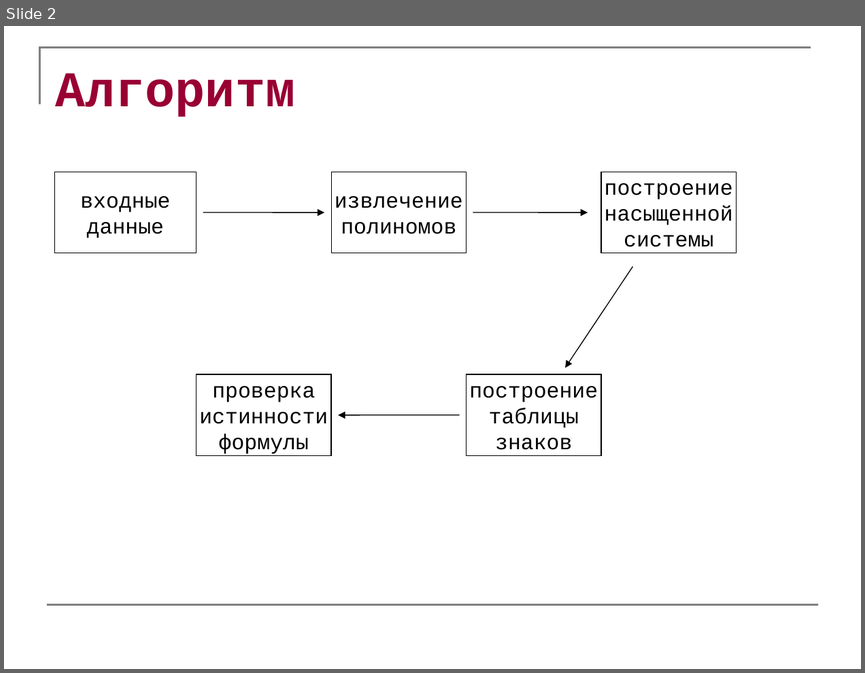
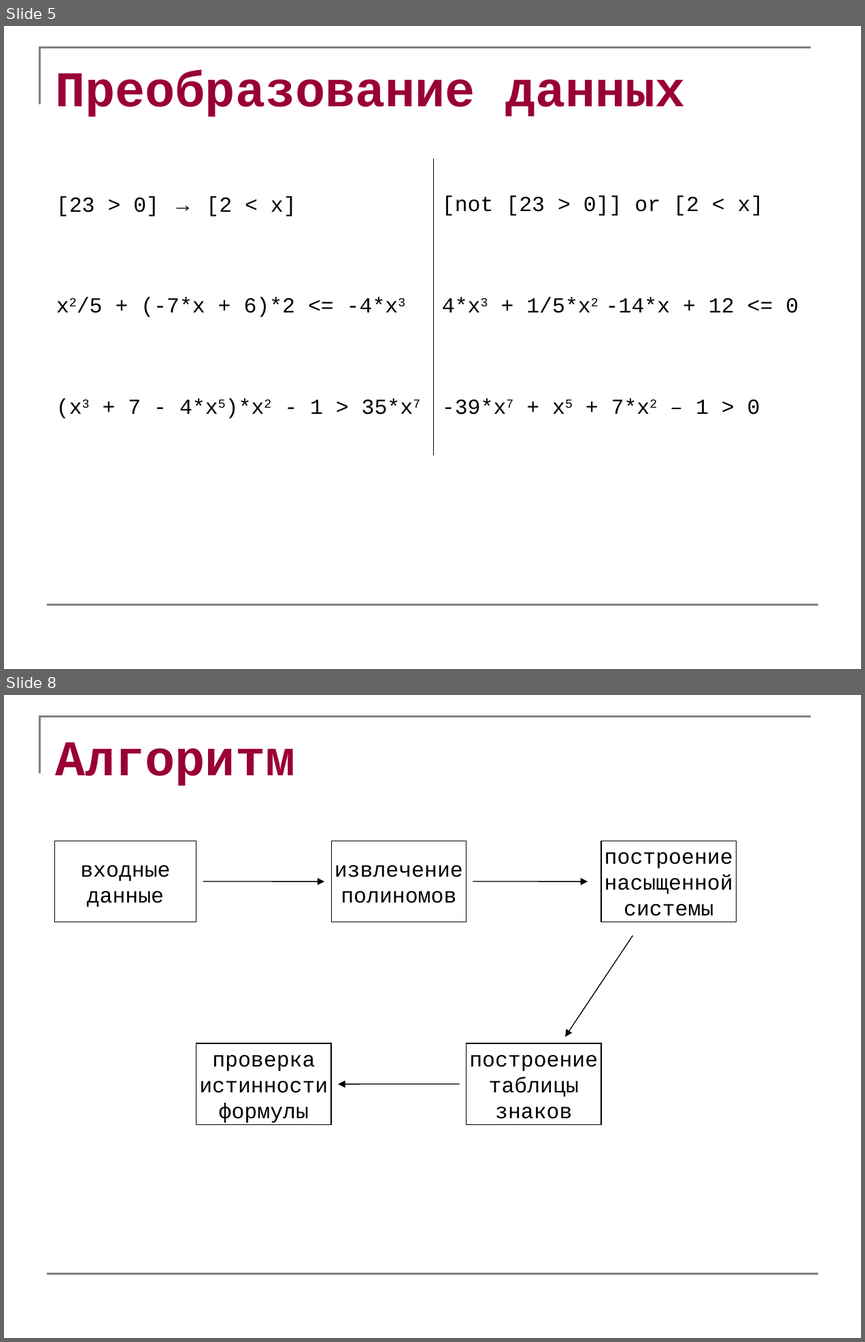
Before and after one commit to abreslav/tarsky, a slide deck: docs/Алгоритм Тарского.ppt. Shown one above the other, each under a label of ours: slide 2 before the commit, slides 5 and 8 after it; the slides between them are not shown. The pictures are 865x673 and 865x1342 pixels, drawn with LibreOffice and Linux fonts; fonts in the diff are those of the drawing. Boxes give left, top, right and bottom in pixels: in the first picture for what was removed or moved away, otherwise in the second. Text is boxed around its words. In the diff, an @@ line names an element or a change of style, - is before the commit and + after.

```diff
--- a/docs/Алгоритм Тарского.ppt
+++ b/docs/Алгоритм Тарского.ppt
@@ slide 5 added at (4,26,861,669), background #FFFFFF; not listed: 2 template elements that a slide beside it also shows @@
@@ title added at (55,70,685,117), 42 pt, text #990033, bold @@
+Преобразование данных
@@ table added at (48,159,819,455), 3 rows, 2 columns @@
+[23 > 0] → [2 < x] | [not [23 > 0]] or [2 < x]
+x2/5 + (-7*x + 6)*2 <= -4*x3 | 4*x3 + 1/5*x2 -14*x + 12 <= 0
+(x3 + 7 - 4*x5)*x2 - 1 > 35*x7 | -39*x7 + x5 + 7*x2 – 1 > 0
@@ what was slide 2 is now slide 8 @@
```
Also in this commit, not shown: 4 slides changed, 4 other slides added.
